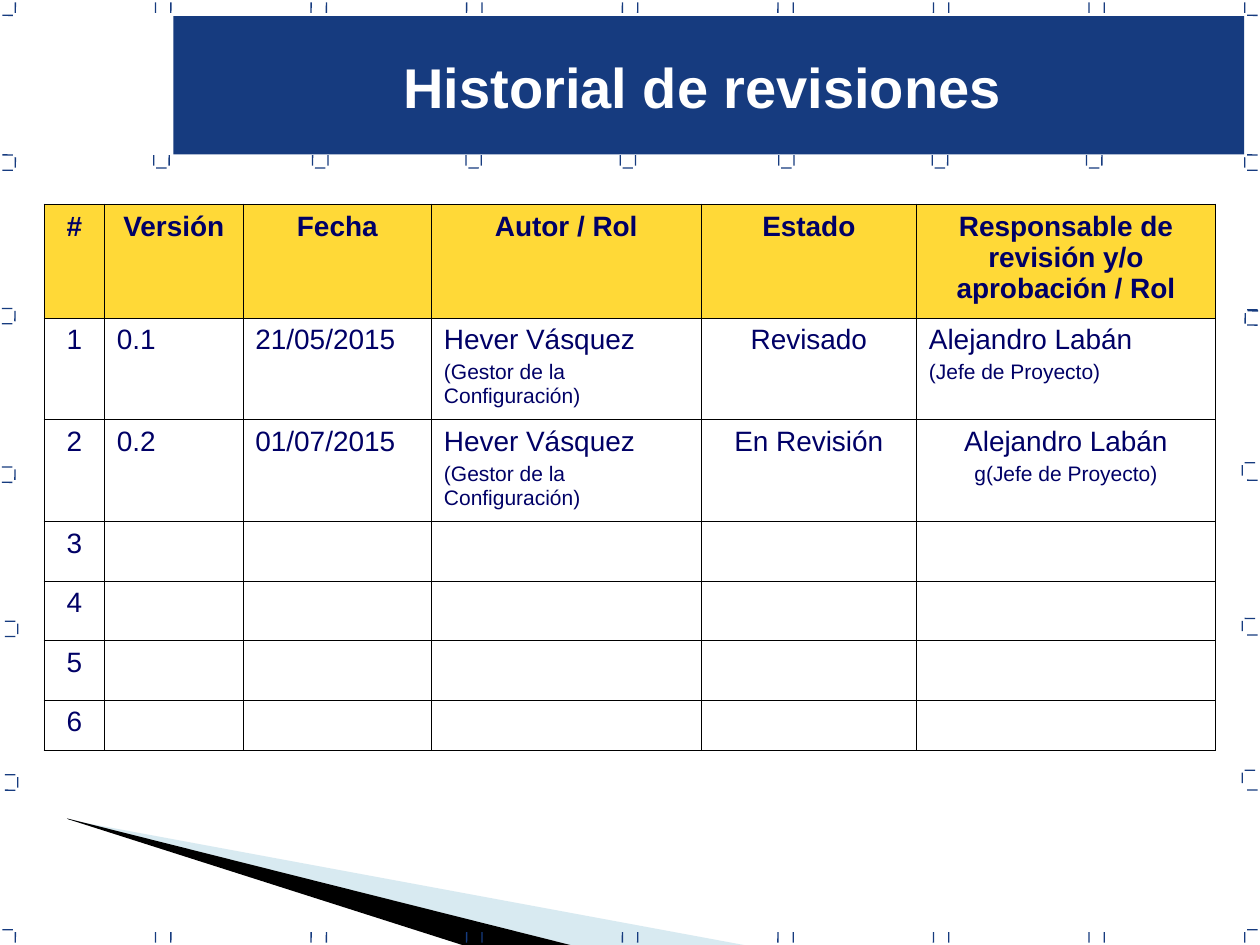
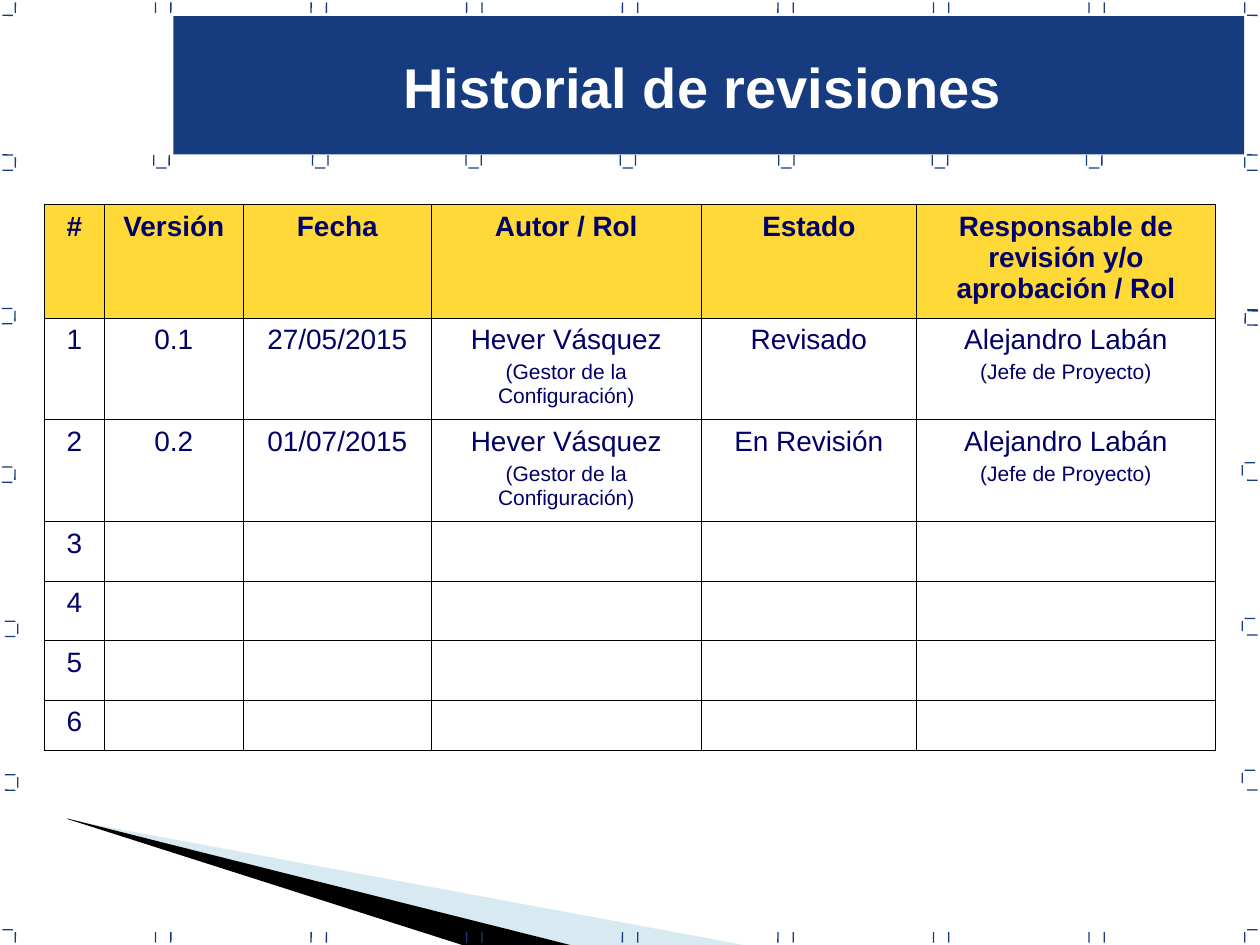
Before and after one commit to alejandro-laban/gps-tracking, a slide deck: slide 36 of Área de proceso PP-PMC/PGPRO_0.2_2015.ppt. Drawn at 1260x945 pixels with LibreOffice and Linux fonts; fonts in the diff are those of the drawing; background and template pictures are left out. Boxes give left, top, right and bottom in pixels: in the first picture for what was removed or moved away, otherwise in the second. Text is boxed around its words. In the diff, an @@ line names an element or a change of style, - is before the commit and + after.

```diff
--- a/Área de proceso PP-PMC/PGPRO_0.2_2015.ppt
+++ b/Área de proceso PP-PMC/PGPRO_0.2_2015.ppt
@@ table at (44,204,1216,750) @@
-row 2, column 3: 21/05/2015
+row 2, column 3: 27/05/2015
-row 3, column 6: Alejandro Labán / g(Jefe de Proyecto)
+row 3, column 6: Alejandro Labán / (Jefe de Proyecto)
@@ alignment left to centre @@
```
Also in this commit, not shown: 22 other files.
